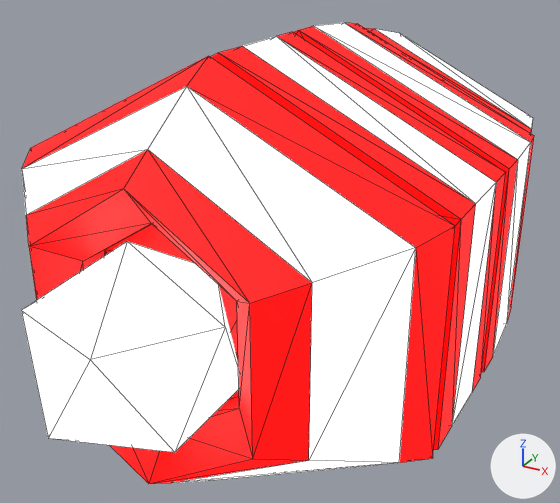
The glTF model addons/Cubiix_Assets/Mods/CoreAssets/Assets/Mesh/Base/Tails/Bee_Tail.gltf: old version first, new version second.
Both versions are drawn from a 50 mm lens placed at (1.09, -0.55, 2.21), pointed at (-0.17, 1.75, 1.06). Arrows for +X, +Y and +Z are at lower right; the lights stay in place. Mesh edges are drawn as thin lines. Vertices at the same position are counted once.

The first picture shows 'Bee_Tail'.
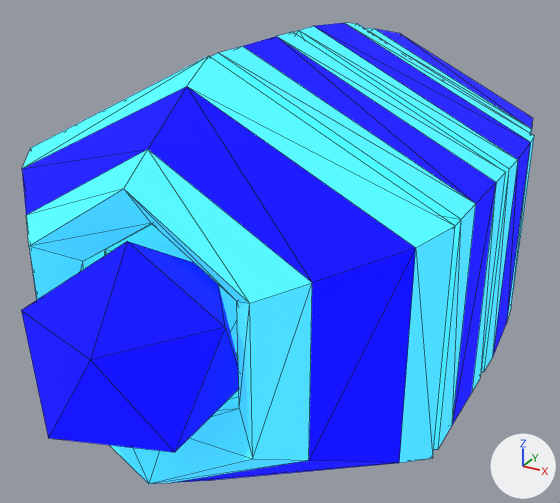
What changed in the scene script:
```text
Add img_shader_teststrip:
    img_shader_teststrip = load_image('Shader_TestStrip', 'Shader_TestStrip.png', 18, 2, 'sRGB')
Change mat_material:
    where n0 = _N.new('ShaderNodeBsdfPrincipled'); n0.name = 'Principled BSDF'
    n0.inputs[2].default_value: 0.61 -> 1.0  # 'Roughness'
    where n2 = _N.new('ShaderNodeTexImage'); n2.name = 'Image Texture'
    n2.image: img_color_palette -> img_shader_teststrip
    where n3 = _N.new('ShaderNodeTexImage'); n3.name = 'Image Texture.001'
    n3.image: img_color_palette -> img_shader_teststrip
Change me_plane_027:
    where me_plane_027.from_pydata(...)  # 143 vertices, 262 faces; spans x -0.66..0.66, y 0.47..3.4, z 0.59..1.89
    used by ob_bee_tail; location = (0.0, 0.0, 0.0)
    me_plane_027 part 1: texture (UV) coordinates of 262 of 262 faces, centred in x -0.66..0.66, y 0.5..3.12, z 0.7..1.78, changed; they spanned u 0.24..0.75, v 0.74..0.76 and now span u 0.03..0.08, v 0.73..0.75
```

Where the change shows, as pixel boxes (x1, y1, x2, y2) in the pictures (560 x 503 px):
'Bee_Tail', surface changed
    both: (21, 23, 534, 484)
